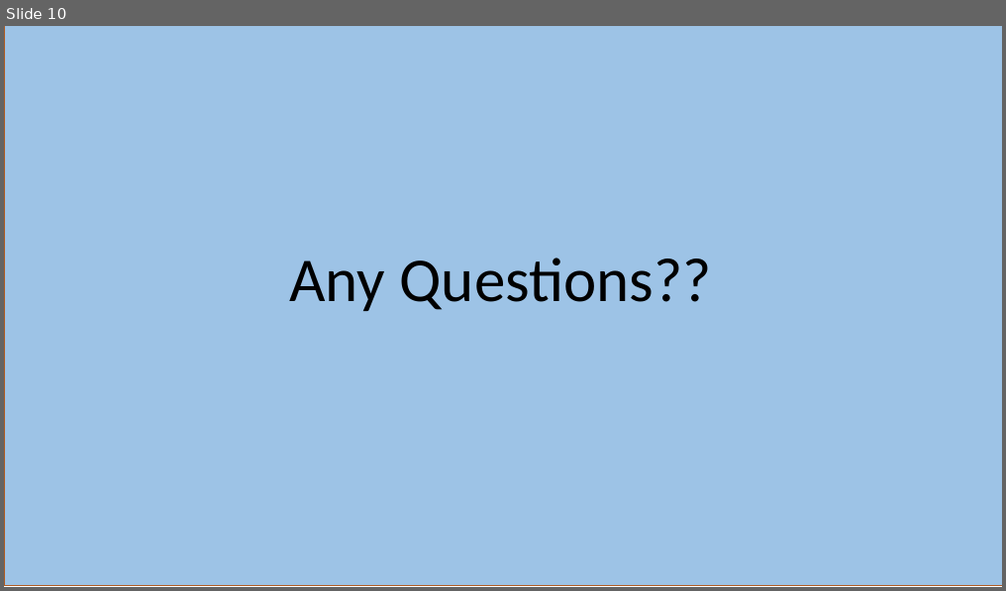
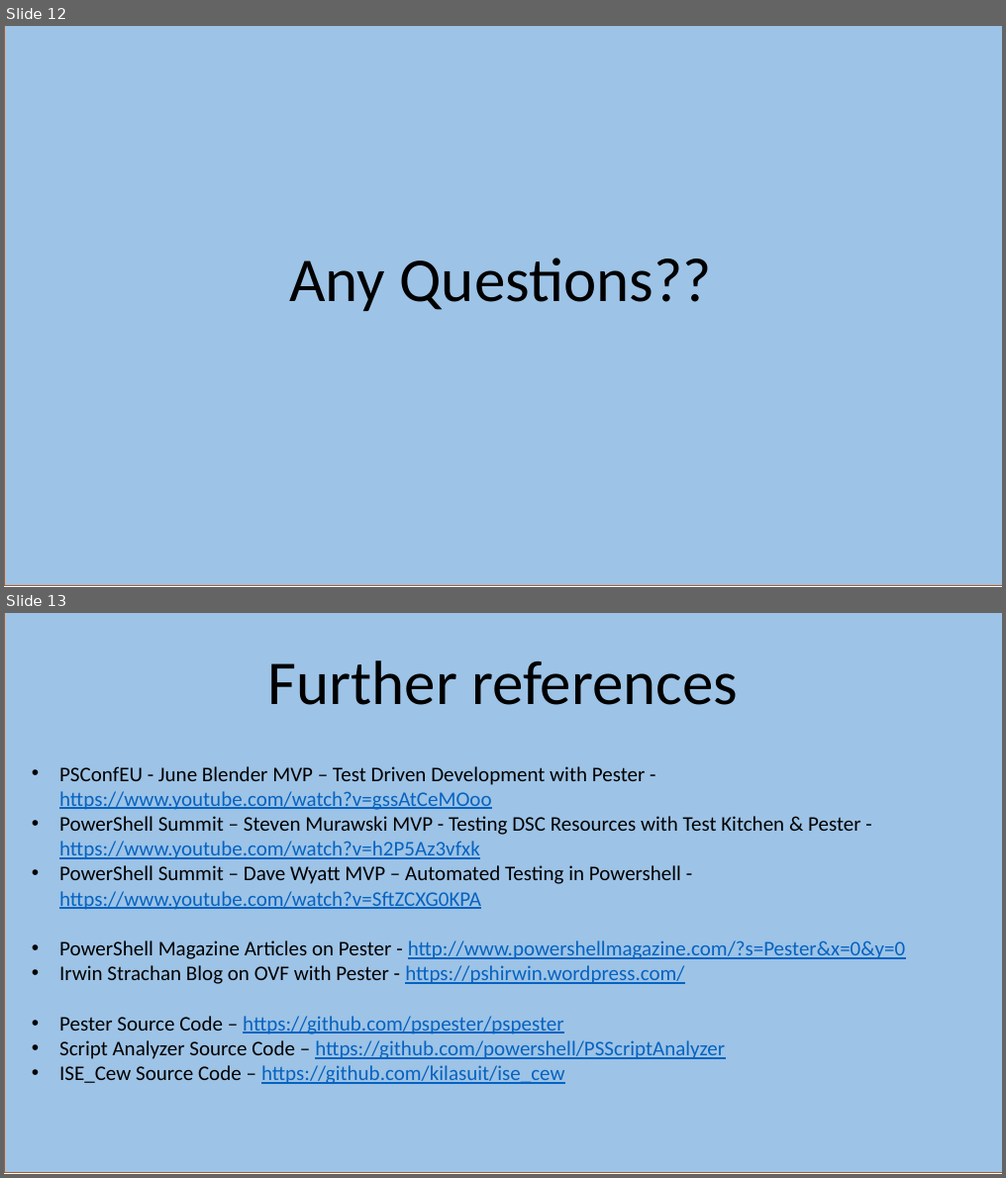
Before and after one commit to kilasuit/Presentations, a slide deck: Get-PSUGUK/Teaching the ITPro how to Dev.pptx. Shown one above the other, each under a label of ours: slide 10 before the commit, slides 12 and 13 after it. The pictures are 1006x591 and 1006x1178 pixels, drawn with LibreOffice and Linux fonts; fonts in the diff are those of the drawing. Boxes give left, top, right and bottom in pixels: in the first picture for what was removed or moved away, otherwise in the second. Text is boxed around its words. In the diff, an @@ line names an element or a change of style, - is before the commit and + after.

```diff
--- a/Get-PSUGUK/Teaching the ITPro how to Dev.pptx
+++ b/Get-PSUGUK/Teaching the ITPro how to Dev.pptx
@@ slide 13 added at <box>4,613,1002,1174</box>, background #FFFFFF @@
@@ rectangle added at <box>4,613,1002,1173</box>, fill #9DC3E6, outline #AF5C24 1 pt @@
@@ title added at <box>268,661,738,705</box>, 60 pt, text #000000 @@
+Further references
@@ text added at <box>59,766,906,1084</box>, 20 pt, text #0563C1, underline @@
+• PSConfEU - June Blender MVP – Test Driven Development with Pester - https://www.youtube.com/watch?v=gssAtCeMOoo
+• PowerShell Summit – Steven Murawski MVP - Testing DSC Resources with Test Kitchen & Pester - https://www.youtube.com/watch?v=h2P5Az3vfxk
+• PowerShell Summit – Dave Wyatt MVP – Automated Testing in Powershell - https://www.youtube.com/watch?v=SftZCXG0KPA
+• PowerShell Magazine Articles on Pester - http://www.powershellmagazine.com/?s=Pester&x=0&y=0
+• Irwin Strachan Blog on OVF with Pester - https://pshirwin.wordpress.com/
+• Pester Source Code – https://github.com/pspester/pspester
+• Script Analyzer Source Code – https://github.com/powershell/PSScriptAnalyzer
+• ISE_Cew Source Code – https://github.com/kilasuit/ise_cew
@@ what was slide 10 is now slide 12 @@
```
Also in this commit, not shown: 5 slides changed, 6 other slides added, 3 slides removed, 4 other files.
